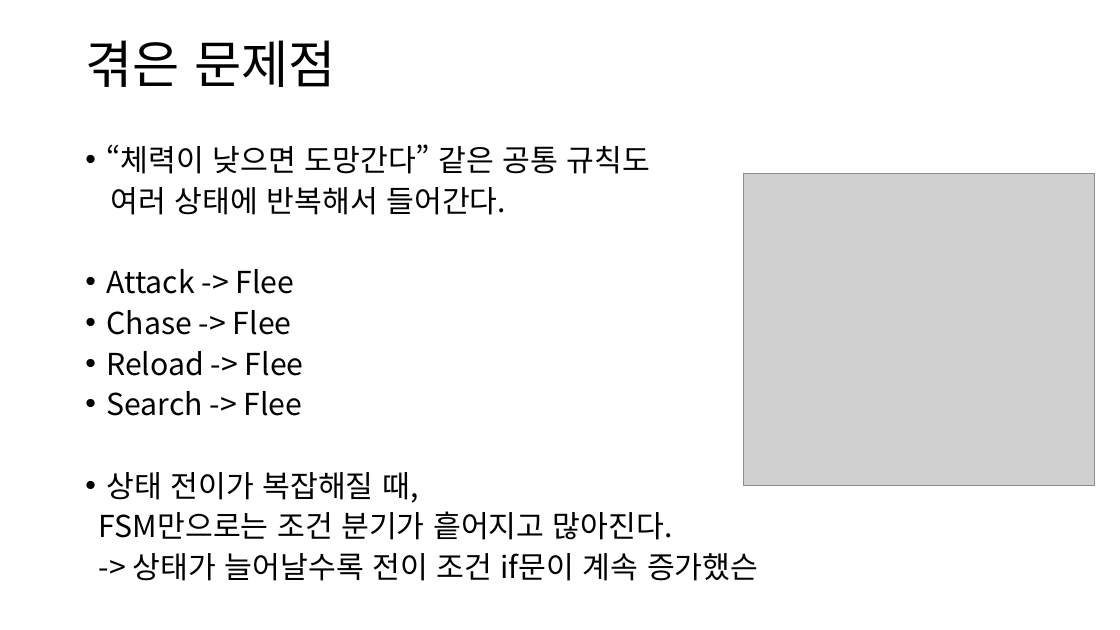
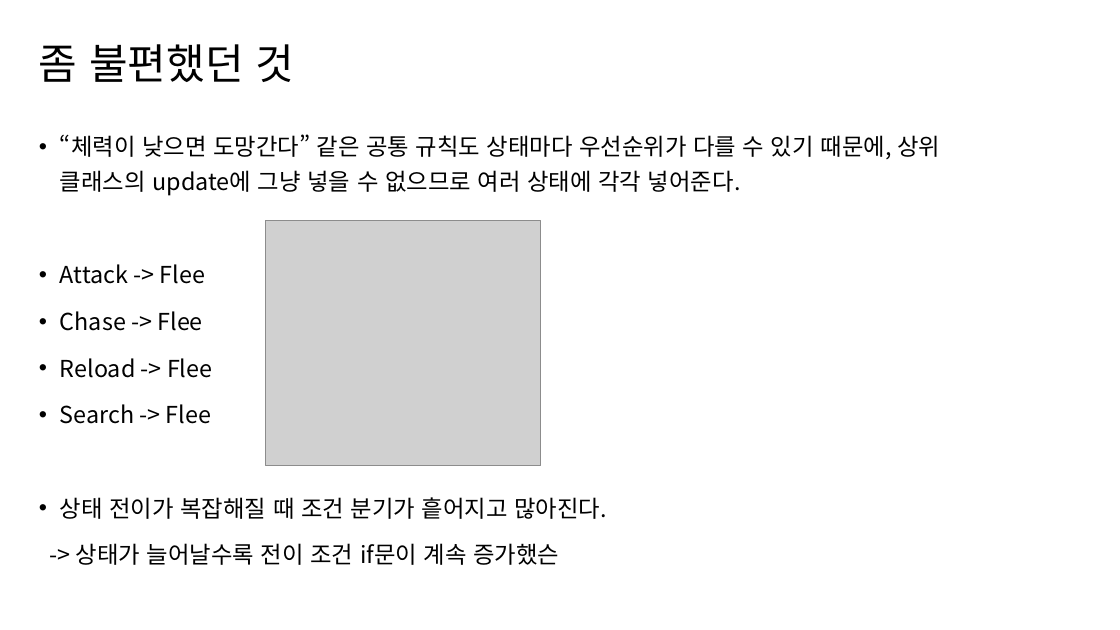
Before and after one commit to kimgaejin/CodeReview, a slide deck: slide 4 of #presentations/006_FSM과 BT.pptx. Drawn at 1120x630 pixels with LibreOffice and Linux fonts; fonts in the diff are those of the drawing; grey boxes stand for pictures. Boxes give left, top, right and bottom in pixels: in the first picture for what was removed or moved away, otherwise in the second. Text is boxed around its words. In the diff, an @@ line names an element or a change of style, - is before the commit and + after.

```diff
--- a/#presentations/006_FSM과 BT.pptx
+++ b/#presentations/006_FSM과 BT.pptx
@@ title at (39,44,295,82): text changed; size 44 to 36 pt @@
-겪은 문제점
+좀 불편했던 것
@@ text "“체력이 낮으면 도망간다” 같은 공통 ...": place and size @@
-text "“체력이 낮으면 도망간다” 같은 공통 ..." at (99,144,758,581)
+text "“체력이 낮으면 도망간다” 같은 공통 ..." at (60,134,940,565)
@@ text at (60,134,940,196): text changed; size 25.9 to 20 pt @@
-• “체력이 낮으면 도망간다” 같은 공통 규칙도
-여러 상태에 반복해서 들어간다.
+• “체력이 낮으면 도망간다” 같은 공통 규칙도 상태마다 우선순위가 다를 수 있기 때문에, 상위 클래스의 update에 그냥 넣을 수 없으므로 여러 상태에 각각 넣어준다.
@@ picture: place and size @@
-picture at (744,173,1095,486)
+picture at (266,220,541,465)
@@ text at (60,264,559,565): size 25.9 to 20 pt in "Attack -> Flee", "Chase -> Flee", "Reload -> Flee", "Search -> Flee" and 1 more places; line spacing 0.8 to 1.25 @@
@@ text at (60,497,607,519): text changed; size 25.9 to 20 pt @@
-• 상태 전이가 복잡해질 때,
-FSM만으로는 조건 분기가 흩어지고 많아진다.
+• 상태 전이가 복잡해질 때 조건 분기가 흩어지고 많아진다.
```
Also in this commit, not shown: 4 other slides changed, 1 slide added, 2 slides removed.
